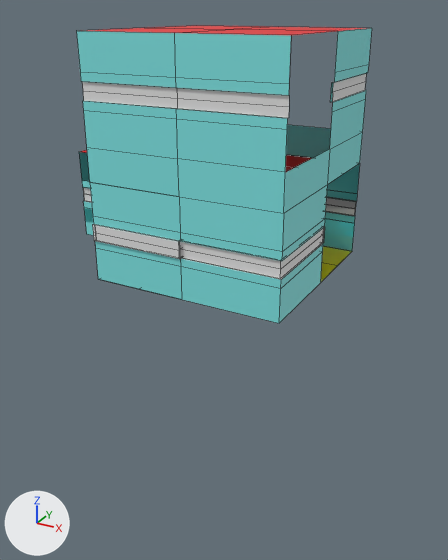
One commit to the FBX model Assets/ProceduralDungeons/Resouces/Models/ProceduralSettlements.fbx: the scene before it, then after it.
Rendered twice from a 50 mm camera at (10.18, -13.33, 6.06) aimed at (1.07, 3.24, -2.23). The lights are fixed; the arrows at lower left show +X, +Y and +Z. Mesh edges are drawn as thin lines. Where no turn or scale is listed for an object, it has been applied to the vertices.

Names of what the first picture shows: 'corridor-cross', 'corridor-l', 'corridor-t', 'triple-exit-stair', 'wall'.
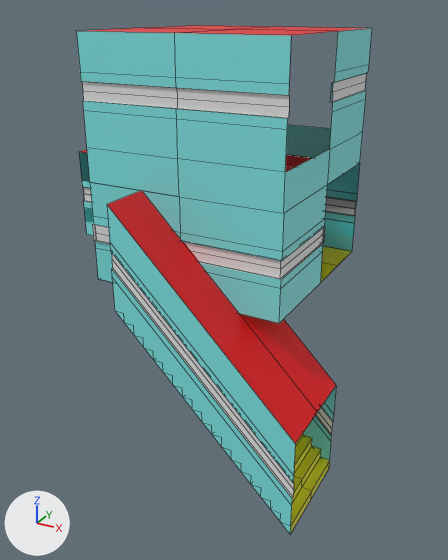
Commit message: feat: make stair model

Changed parts and their boxes [x1, y1, x2, y2] in the pictures (448 x 560 px):
```json
{"object": "Cube", "change": "added", "after": [107, 190, 336, 534], "faces in mat_material (cyan #80e7e6)": [107, 206, 336, 534], "faces in mat_material_003 (red #e7000c)": [107, 190, 336, 444], "faces in mat_material_001 (white #e7e7e7)": [112, 254, 333, 498], "faces in mat_material_002 (yellow #e7e723)": [290, 434, 330, 534]}
{"object": "wall", "change": "unchanged, covered by the edit", "before": [90, 183, 182, 300], "after": [90, 183, 180, 283]}
```

Edits to the scene script, one JSON object a line:
```json
{"op": "add", "block": "me_cube_006_1", "code": ["me_cube_006_1 = bpy.data.meshes.new('Cube.006')", "me_cube_006_1.from_pydata(...)  # 149 vertices, 90 faces; spans x 0.0..5.4, y -1.5..1.5, z -6.88..1.5", "# faces by material slot: [8, 8, 72, 2]", "me_cube_006_1.materials.append(mat_material)  # cyan #80e7e6", "me_cube_006_1.materials.append(mat_material_001)  # white #e7e7e7", "me_cube_006_1.materials.append(mat_material_002)  # yellow #e7e723", "me_cube_006_1.materials.append(mat_material_003)  # red #e7000c"]}
{"op": "add", "block": "ob_cube", "code": ["ob_cube = bpy.data.objects.new('Cube', me_cube_006_1)", "ob_cube.location = (0.3, 0.0, 0.01)"]}
```
